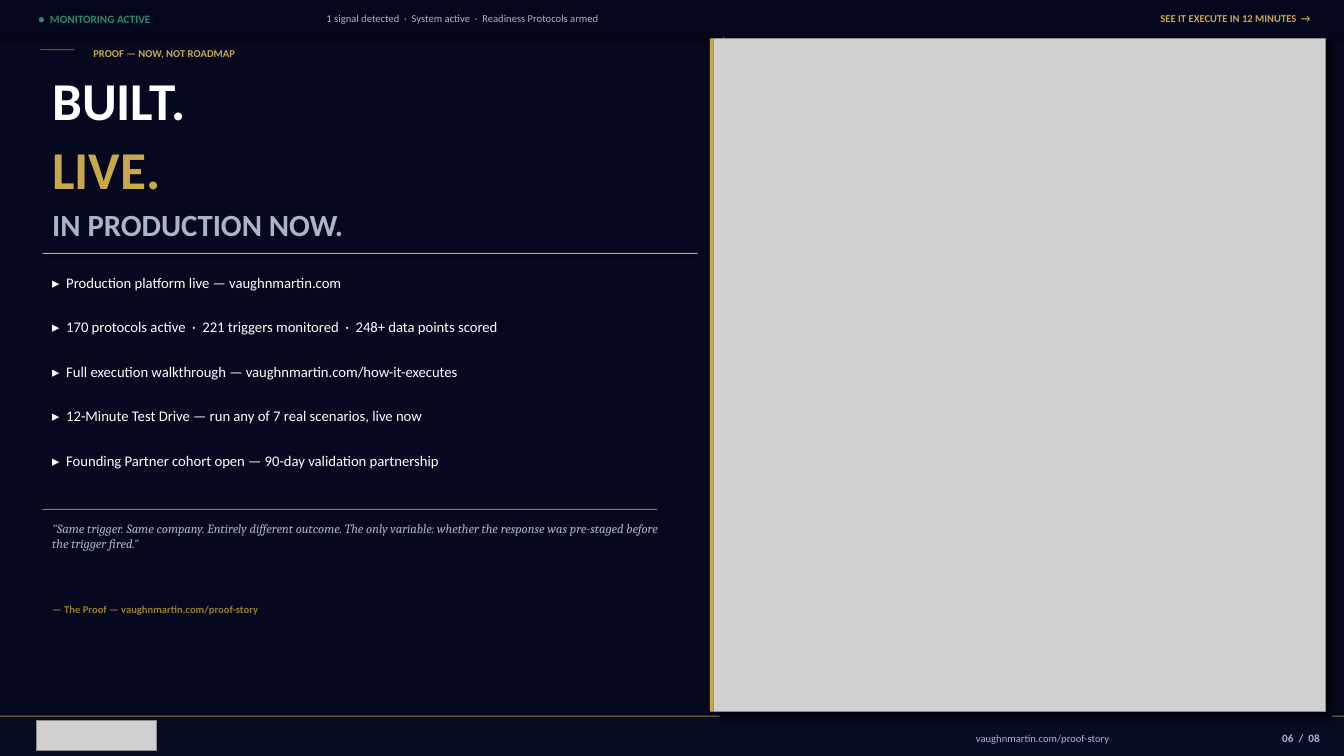
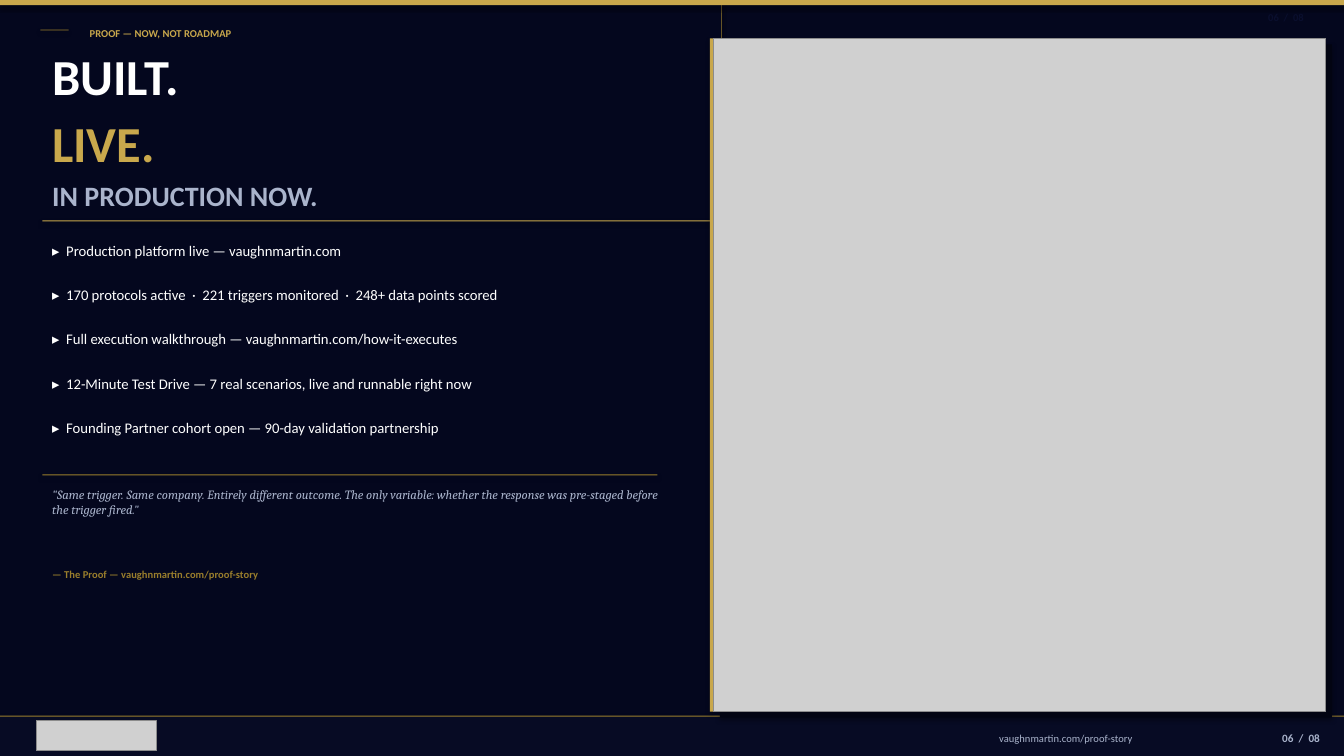
Before and after one commit to mbrunke18/CodePlatform1, a slide deck: slide 7 of attached_assets/VaughnMartin-Investor-Deck-v13-final.pptx. Drawn at 1344x756 pixels with LibreOffice and Linux fonts; fonts in the diff are those of the drawing; grey boxes stand for pictures; background and template pictures are left out. Boxes give left, top, right and bottom in pixels: in the first picture for what was removed or moved away, otherwise in the second. Text is boxed around its words. In the diff, an @@ line names an element or a change of style, - is before the commit and + after.

```diff
--- a/attached_assets/VaughnMartin-Investor-Deck-v13-final.pptx
+++ b/attached_assets/VaughnMartin-Investor-Deck-v13-final.pptx
@@ rectangle at [0, 0, 722, 756]: fill #05081E to #04071E @@
@@ rectangle: place and size @@
-rectangle at [0, 0, 1344, 36]
+rectangle at [0, 0, 1344, 5]
@@ rectangle at [0, 0, 1344, 5]: fill #04071C to #C9A84C @@
@@ text added at [0, 6, 1314, 24], 7.5 pt, text #0A0F2E, bold @@
+06 / 08
@@ rectangle: place and size @@
-rectangle at [40, 49, 75, 50]
+rectangle at [40, 29, 69, 30]
@@ text removed at [50, 15, 150, 23] @@
-● MONITORING ACTIVE
@@ text "PROOF — NOW, NOT ROADMAP": place and size @@
-text "PROOF — NOW, NOT ROADMAP" at [93, 50, 235, 58]
+text "PROOF — NOW, NOT ROADMAP" at [90, 30, 231, 38]
@@ text removed at [326, 14, 598, 24] @@
-1 signal detected · System active · Readiness Protocols armed
@@ text removed at [1160, 15, 1296, 22] @@
-SEE IT EXECUTE IN 12 MINUTES →
@@ text "BUILT.": place and size @@
-text "BUILT." at [52, 85, 185, 121]
+text "BUILT." at [52, 62, 178, 96]
@@ text "BUILT." at [52, 62, 178, 96]: size 38 to 36 pt @@
@@ text "LIVE." at [52, 129, 154, 163]: size 38 to 36 pt @@
@@ text "LIVE.": place and size @@
-text "LIVE." at [52, 154, 160, 190]
+text "LIVE." at [52, 129, 154, 163]
@@ text "IN PRODUCTION NOW." at [52, 187, 318, 206]: size 22 to 20 pt @@
@@ 3 texts: place and size @@
-3 texts at [52, 216, 458, 380]
+3 texts at [52, 187, 458, 347]
@@ rectangle: place and size @@
-rectangle at [42, 253, 698, 254]
+rectangle at [42, 221, 718, 222]
@@ text at [66, 378, 472, 392]: text changed @@
-▸ 12-Minute Test Drive — run any of 7 real scenarios, live now
+▸ 12-Minute Test Drive — 7 real scenarios, live and runnable right now
@@ 4 texts, 1 rectangle: place and size @@
-4 texts, 1 rectangle at [42, 321, 657, 615]
+4 texts, 1 rectangle at [42, 289, 657, 580]
@@ text "vaughnmartin.com/proof-story": place and size @@
-text "vaughnmartin.com/proof-story" at [976, 735, 1109, 744]
+text "vaughnmartin.com/proof-story" at [999, 734, 1132, 744]
```
Also in this commit, not shown: 9 other slides changed, 5 other files.
